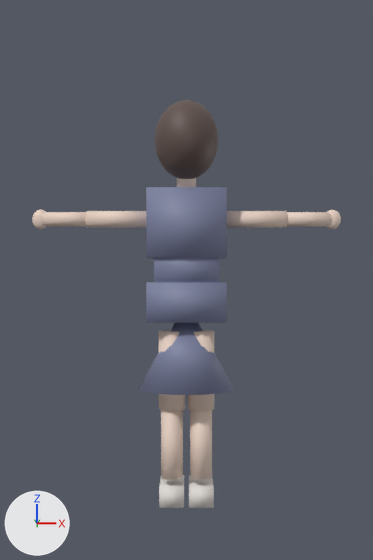
The Blender file docs/art/identity-girl1/blender/girl1-prototype.blend: old version first, new version second.
Camera for both pictures: the file's camera 'PreviewCamera'. The lights are fixed; the arrows at lower left show +X, +Y and +Z. The older version comes first.

The scene before the commit, as lines of its bpy script (objects in view):
```python
mat_hair = principled_material('Hair')
mat_hair.base_color = (0.12, 0.08, 0.07)  # brown #61504b
mat_hair.roughness = 0.55
me_sphere = bpy.data.meshes.new('Sphere')
me_sphere.from_pydata(...)  # 2185 vertices, 2213 faces; spans x -0.63..0.63, y -0.19..0.16, z -1.47..0.18
me_sphere.polygons.foreach_set('use_smooth', [True] * 2213)
# faces by material slot: [1654, 512, 35, 12]
me_sphere.materials.append(mat_skin)  # beige #efd7c8
me_sphere.materials.append(mat_hair)  # brown #61504b
me_sphere.materials.append(mat_cloth)  # greyish blue #8186a6
me_sphere.materials.append(mat_accent)  # white #e5dfda
ob_girl1body = bpy.data.objects.new('Girl1Body', me_sphere)
ob_girl1body.location = (0.0, 0.0, 1.5)
```
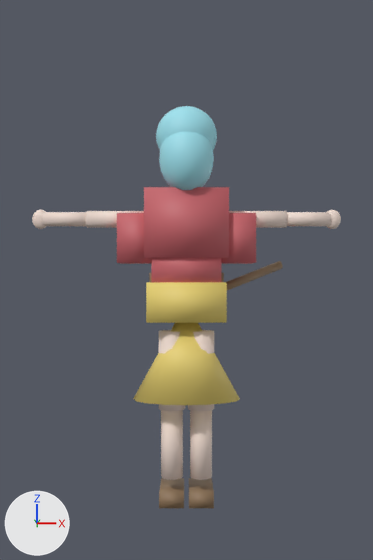
What differs and where, as boxes [x1, y1, x2, y2] in the pictures (373 x 560 px; the box of a moved part takes in the faces that stretch with it):
'Girl1Body', recoloured, reshaped
    before: [32, 100, 341, 508]
    after: [32, 106, 341, 508]
part 1 of me_sphere, added (pink)
    after: [144, 187, 229, 258]
part 2 of me_sphere, added
    after: [221, 213, 256, 264]
part 3 of me_sphere, added (pink)
    after: [117, 213, 152, 264]
part 4 of me_sphere, added
    after: [152, 258, 221, 282]
part 5 of me_sphere, added
    after: [149, 273, 224, 282]
part 6 of me_sphere, added (brown)
    after: [189, 478, 214, 508]
part 7 of me_sphere, added (brown)
    after: [159, 478, 184, 508]
part 8 of me_sphere, added (brown)
    after: [227, 261, 283, 290]
part 9 of me_sphere, deleted
    before: [159, 475, 184, 508]
part 10 of me_sphere, deleted
    before: [189, 475, 214, 508]
part 11 of me_sphere, deleted
    before: [154, 258, 219, 282]
part 12 of me_sphere, reshaped
    before: [146, 100, 227, 259]
    after: [159, 106, 214, 190]
part 13 of me_sphere, moved or reshaped
    before: [138, 323, 235, 395]
    after: [133, 323, 240, 405]
part 14 of me_sphere, recoloured (greyish blue to yellow)
    both: [146, 282, 227, 323]

What changed in the scene script:
```text
Change mat_hair:
    mat_hair.base_color: (0.12, 0.08, 0.07) -> (0.35, 0.78, 0.88)  # brown #61504b -> cyan #a0e5f1
Add mat_kimono:
    mat_kimono = principled_material('Kimono')
    mat_kimono.base_color = (0.62, 0.14, 0.16)  # pink #ce696f
    mat_kimono.roughness = 0.55
Add mat_skirt:
    mat_skirt = principled_material('Skirt')
    mat_skirt.base_color = (0.86, 0.68, 0.18)  # yellow #efd776
    mat_skirt.roughness = 0.55
Add mat_wood:
    mat_wood = principled_material('Wood')
    mat_wood.base_color = (0.28, 0.18, 0.1)  # brown #907659
    mat_wood.roughness = 0.55
Add mat_steel:
    mat_steel = principled_material('Steel')
    mat_steel.base_color = (0.72, 0.74, 0.78)  # white #dddfe5
    mat_steel.roughness = 0.55
Change me_sphere:
    used by ob_girl1body; location = (0.0, 0.0, 1.5)
    remove me_sphere.from_pydata(...)  # 2185 vertices, 2213 faces; spans x -0.63..0.63, y -0.19..0.16, z -1.47..0.18
    add me_sphere.from_pydata(...)  # 2719 vertices, 2761 faces; spans x -0.63..0.63, y -0.18..0.19, z -1.47..0.16
    me_sphere part 1: a new loose piece, a box spanning x -0.17..0.17, y -0.1..0.1, z -0.46..-0.18, in mat_kimono (pink #ce696f)
    me_sphere part 2: a new loose piece, a box spanning x 0.12..0.28, y -0.08..0.12, z -0.48..-0.28, in mat_kimono (pink #ce696f)
    me_sphere part 3: a new loose piece, a box spanning x -0.28..-0.12, y -0.08..0.12, z -0.48..-0.28, in mat_kimono (pink #ce696f)
    me_sphere part 4: a new loose piece, a box spanning x -0.14..0.14, y -0.09..0.09, z -0.58..-0.42, in mat_kimono (pink #ce696f)
    me_sphere part 5: a new loose piece, a box spanning x -0.15..0.15, y -0.06..0.1, z -0.6..-0.52, in mat_wood (brown #907659)
    me_sphere part 6: a new loose piece, a box spanning x 0.01..0.11, y -0.07..0.17, z -1.47..-1.41, in mat_wood (brown #907659)
    me_sphere part 7: a new loose piece, a box spanning x -0.11..-0.01, y -0.07..0.17, z -1.47..-1.41, in mat_wood (brown #907659)
    me_sphere part 8: a new loose piece of 20 vertices spanning x -0.1..0.42, y -0.03..0.19, z -0.69..-0.47, in mat_wood (brown #907659)
    me_sphere part 9: the loose piece of 8 vertices spanning x -0.11..-0.01, y -0.06..0.14, z -1.47..-1.39 is deleted
    me_sphere part 10: the loose piece of 8 vertices spanning x 0.01..0.11, y -0.06..0.14, z -1.47..-1.39 is deleted
    me_sphere part 11: the loose piece of 8 vertices spanning x -0.13..0.13, y -0.09..0.09, z -0.58..-0.42 is deleted
    me_sphere part 12: 269 vertices moved from x -0.13..0.13, y -0.18..0.13, z -0.13..0.18 to x -0.12..0.12, y -0.14..0.13, z -0.08..0.15; 205 vertices removed from x -0.16..0.16, y -0.19..0.12, z -0.46..0.18; 687 vertices added at x -0.11..0.31, y -0.18..0.14, z -0.39..0.16
    me_sphere part 13: 16 vertices removed from x -0.2..0.2, y -0.16..0.16, z -1.0; 16 vertices added at x -0.22..0.22, y -0.16..0.16, z -1.04
    me_sphere part 14: 6 faces spanning x -0.16..0.16, y -0.1..0.1, z -0.72..-0.56 switch from mat_cloth (greyish blue #8186a6) to mat_skirt (yellow #efd776)
    remove me_sphere.materials.append(mat_accent)  # white #e5dfda
    add me_sphere.materials.append(mat_kimono)  # pink #ce696f
    add me_sphere.materials.append(mat_wood)  # brown #907659
    add me_sphere.materials.append(mat_steel)  # white #dddfe5
```
